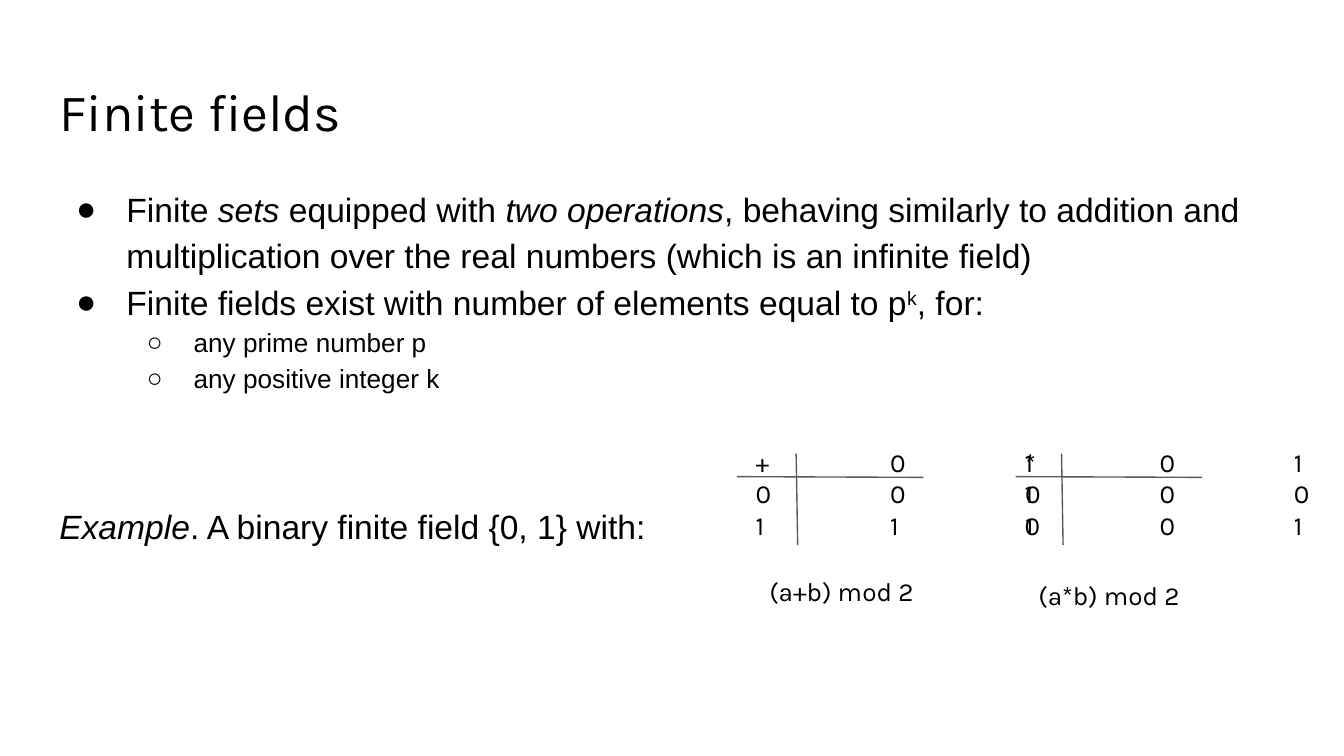
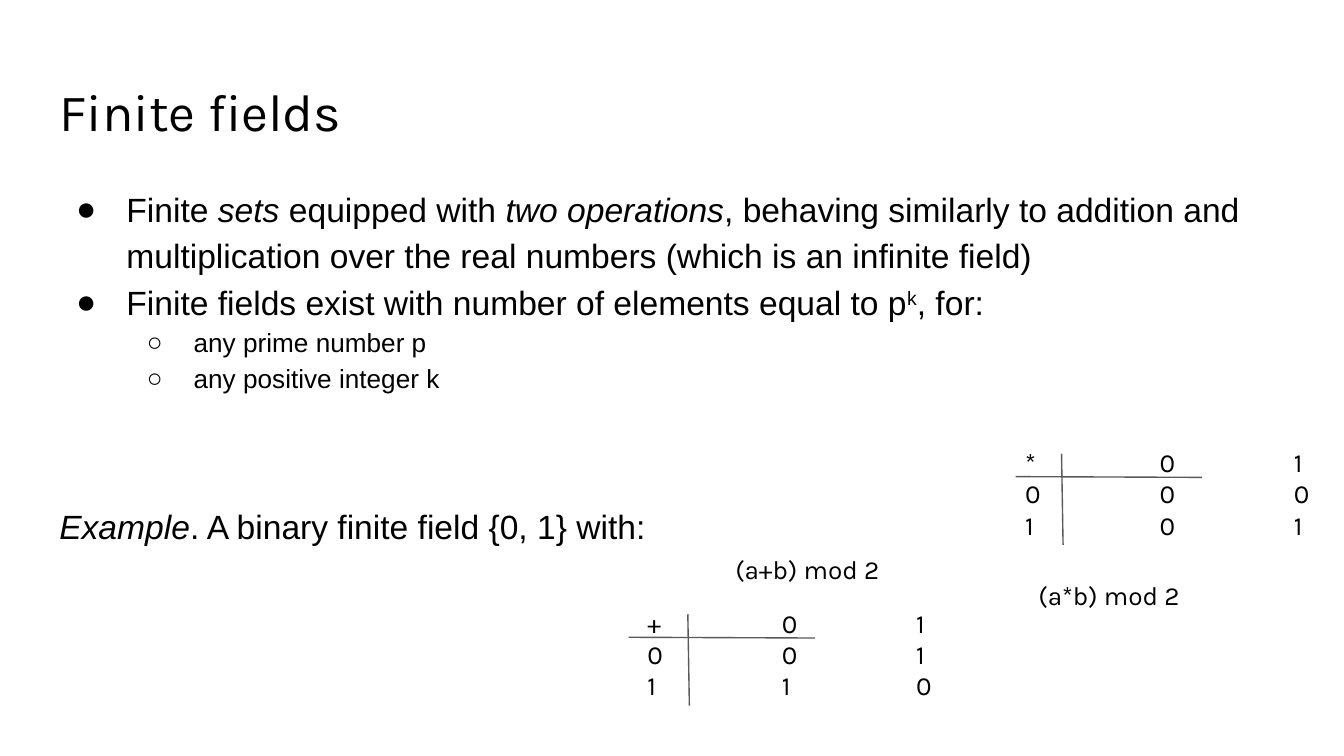
Before and after one commit to solegga/blockchaincourse, a slide deck: slide 8 of BDL2024 09 - Secure Multiparty Computation.pptx. Drawn at 1344x756 pixels with LibreOffice and Linux fonts; fonts in the diff are those of the drawing. Boxes give left, top, right and bottom in pixels: in the first picture for what was removed or moved away, otherwise in the second. Text is boxed around its words. In the diff, an @@ line names an element or a change of style, - is before the commit and + after.

Commit message:
BDL2024 10 - Blockchain Applications.pptx

```diff
--- a/BDL2024 09 - Secure Multiparty Computation.pptx
+++ b/BDL2024 09 - Secure Multiparty Computation.pptx
@@ text "(a+b) mod 2": place and size @@
-text "(a+b) mod 2" at (769, 582, 913, 604)
+text "(a+b) mod 2" at (735, 560, 879, 582)
@@ 2 lines, 1 text: place and size @@
-2 lines, 1 text at (737, 454, 1041, 544)
+2 lines, 1 text at (629, 614, 932, 706)
```
